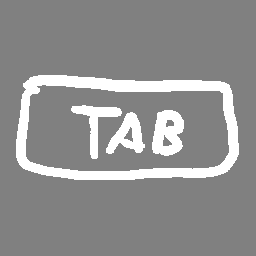
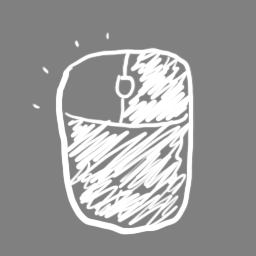
Layer changes from the first (256, 256) image to the second:
added layer "Ebene 22" above "Ebene 21" over [32, 32, 194, 128]
added layer "Ebene 21" above "Ebene 19" over [55, 47, 195, 235]
hid "Ebene 19" over [71, 105, 184, 159]
hid "Ebene 14" over [16, 75, 239, 180]
